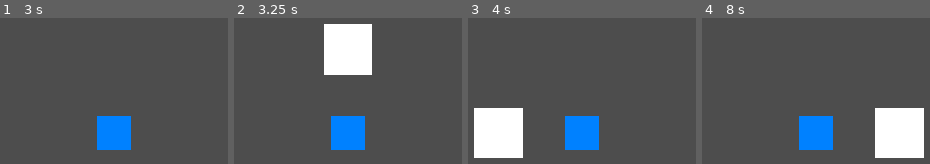
Above: before the commit, frames 1-4 (left to right).
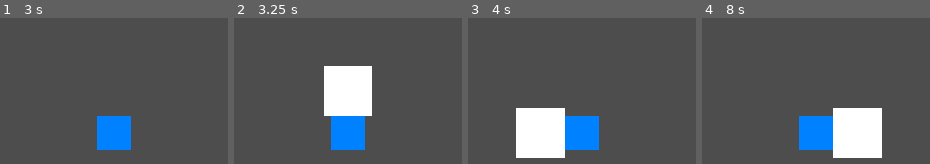
Above: after the commit, the same moments.

Repository: dotrashtrash-png/kintsugi
Game: Godot game, scene res://escenas/jugador/Heroe.tscn
Two runs of this game, one before a commit and one after it. Both use one fixed random seed, a clock stepped at 60 frames per second and the inputs below. The project has no main scene, so this scene is started directly.
Inputs:
- Up to frame 1 (3 s): tap Enter at 0.5, 2 s; hold D (derecha) 0.53-1.28 s; tap Space at 1.25, 2.75 s; hold S (abajo) 1.28-2.03 s; hold D (derecha) 2.03-2.78 s; hold W (arriba) from 2.78 s (still down)
- Up to frame 2 (3.25 s): keep holding W (arriba)
- Up to frame 3 (4 s): release W (arriba) at 3.53 s; hold A (izquierda) from 3.53 s (still down)
- Up to frame 4 (8 s): tap Enter at 5 s; release A (izquierda) at 5.03 s; hold S (abajo) 5.03-5.78 s; tap Space at 5.75 s; hold D (derecha) 5.78-6.53 s; hold W (arriba) 6.53-7.28 s; hold D (derecha) from 7.28 s (still down)

Frame 1 is identical in both runs. In frame 2, 12% of the frame differs, in the area x 39-61%, y 4-68%; in frame 3, 13%, in the area x 2-43%, y 61-96%; in frame 4, 13%.

Commit message:
MEJORAS y arreglo flash katana

Diff:
--- a/datos/heroes.gd
+++ b/datos/heroes.gd
@@ -4,4 +4,7 @@
 	"ronin": {"arma": "katana", "vida": 125, "velocidad": 110.0, "radio": 40.0},
 	"miko": {"arma": "campana", "vida": 100, "velocidad": 110.0, "radio": 40.0, "regen": 1.0},
 	"onmyoji": {"arma": "ofuda", "vida": 90, "velocidad": 110.0, "radio": 52.0},
+
 }
+
+const MEJORAS := ["katana", "campana", "ofuda", "waraji", "haori", "omamori"]
--- a/escenas/jugador/Katana.tscn
+++ b/escenas/jugador/Katana.tscn
@@ -15,9 +15,9 @@
 shape = SubResource("RectangleShape2D_71m53")
 
 [node name="Visual" type="ColorRect" parent="." unique_id=1909819520]
-offset_left = 28.0
+offset_left = 8.0
 offset_top = -12.0
-offset_right = 52.0
+offset_right = 32.0
 offset_bottom = 12.0
 
 [node name="Timer" type="Timer" parent="." unique_id=1996982781]
